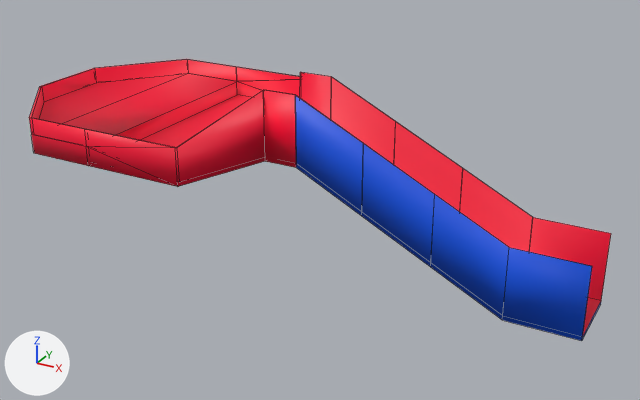
The FBX model Assets/Level assets/meshes/ramps.fbx, before and after one commit.
Both versions are drawn from a camera (50 mm lens) standing at (0.1234, -0.2653, 0.0877) and looking at (0.0125, -0.0638, -0.013). Arrows for +X, +Y and +Z are at lower left; the lights stay in place. Mesh edges are drawn as thin lines. Where no turn or scale is listed for an object, it has been applied to the vertices.

The scene before the commit, as lines of its bpy script (objects in view):
```python
me_ramps = bpy.data.meshes.new('ramps')
me_ramps.from_pydata(...)  # 90 vertices, 94 faces; spans x -0.079..0.09, y -0.036..0.036, z -0.03..0.02
# faces by material slot: [74, 20]
me_ramps.materials.append(mat_ramp)  # red #ff0036
me_ramps.materials.append(mat_ramp_top_and_bottom)  # blue #0054e7
ob_ramps = bpy.data.objects.new('ramps', me_ramps)
ob_ramps.location = (0.0, -0.0636, 0.0)
```
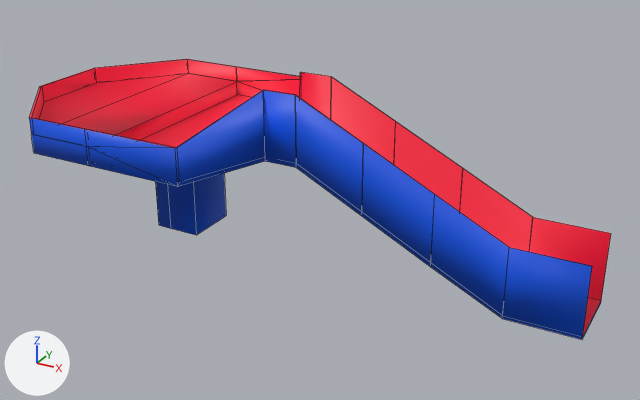
The newer file is also rescaled (x0.3), turned or shifted as a whole; pictures and numbers use the older file's frame.

Edits to the bpy script that builds the scene:
```text
Change me_ramps:
    used by ob_ramps; location = (0.0, -0.0636, 0.0)
    remove me_ramps.from_pydata(...)  # 90 vertices, 94 faces; spans x -0.079..0.09, y -0.036..0.036, z -0.03..0.02
    add me_ramps.from_pydata(...)  # 114 vertices, 118 faces; spans x -0.079..0.09, y -0.036..0.036, z -0.03..0.02
    me_ramps part 1
    2 faces are deleted
    18 vertices are added at x -0.044..-0.022, y -0.012..0.012, z -0.03..0.0
    6 new vertices lie (0.0, 0.0, 0.027) away from vertices in x -0.04..-0.026, y -0.008..0.008, z -0.03
    26 new faces join them, mat_ramp_top_and_bottom (blue #0054e7)
    me_ramps part 2: 20 faces spanning x -0.079..0.011, y -0.036..0.036, z 0.0..0.02 switch from mat_ramp (red #ff0036) to mat_ramp_top_and_bottom (blue #0054e7)
```

What differs and where, as boxes [x1, y1, x2, y2] in the pictures (640 x 400 px):
'ramps', reshaped
    before: [29, 59, 611, 341]
    after: [29, 59, 611, 339]
part 1 of me_ramps, built on (blue)
    after: [155, 173, 226, 235]
part 2 of me_ramps, recoloured (red to blue)
    both: [29, 90, 296, 187]
